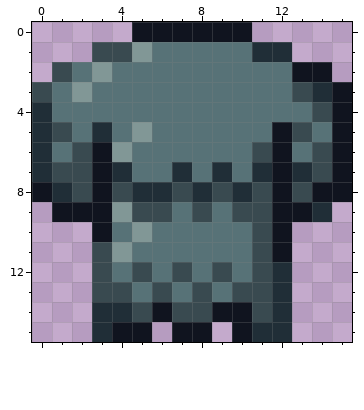
Two states of a pixel-art sprite, assets/sprites/items/chainmail.png. Above, as it was before the edit.
The file is 16x16 pixels.
After the commit:
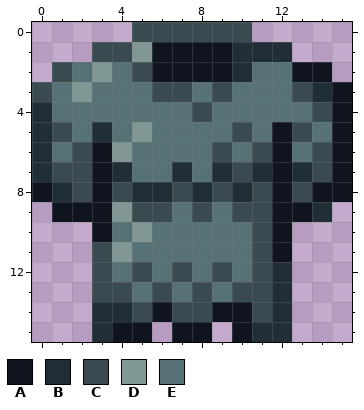
Palette (. is transparent): A #10141f  B #202e37  C #394a50  D #819796  E #577277
Difference:
{"y":0,"x":5,"old":"AAAAAA","new":"CCCCCC"}
{"y":1,"x":6,"old":"EEEEE","new":"AAAAB"}
{"y":2,"x":5,"old":"EEEEEE","new":"CAAAAB"}
{"y":3,"x":6,"old":"EE","new":"CC"}
{"y":3,"x":9,"old":"E","new":"C"}
{"y":4,"x":8,"old":"E","new":"C"}
{"y":5,"x":10,"old":"E","new":"C"}
{"y":6,"x":9,"old":"E","new":"C"}
{"y":7,"x":10,"old":"E","new":"C"}
{"label":"changed","picture_box":[132,22,252,182]}
